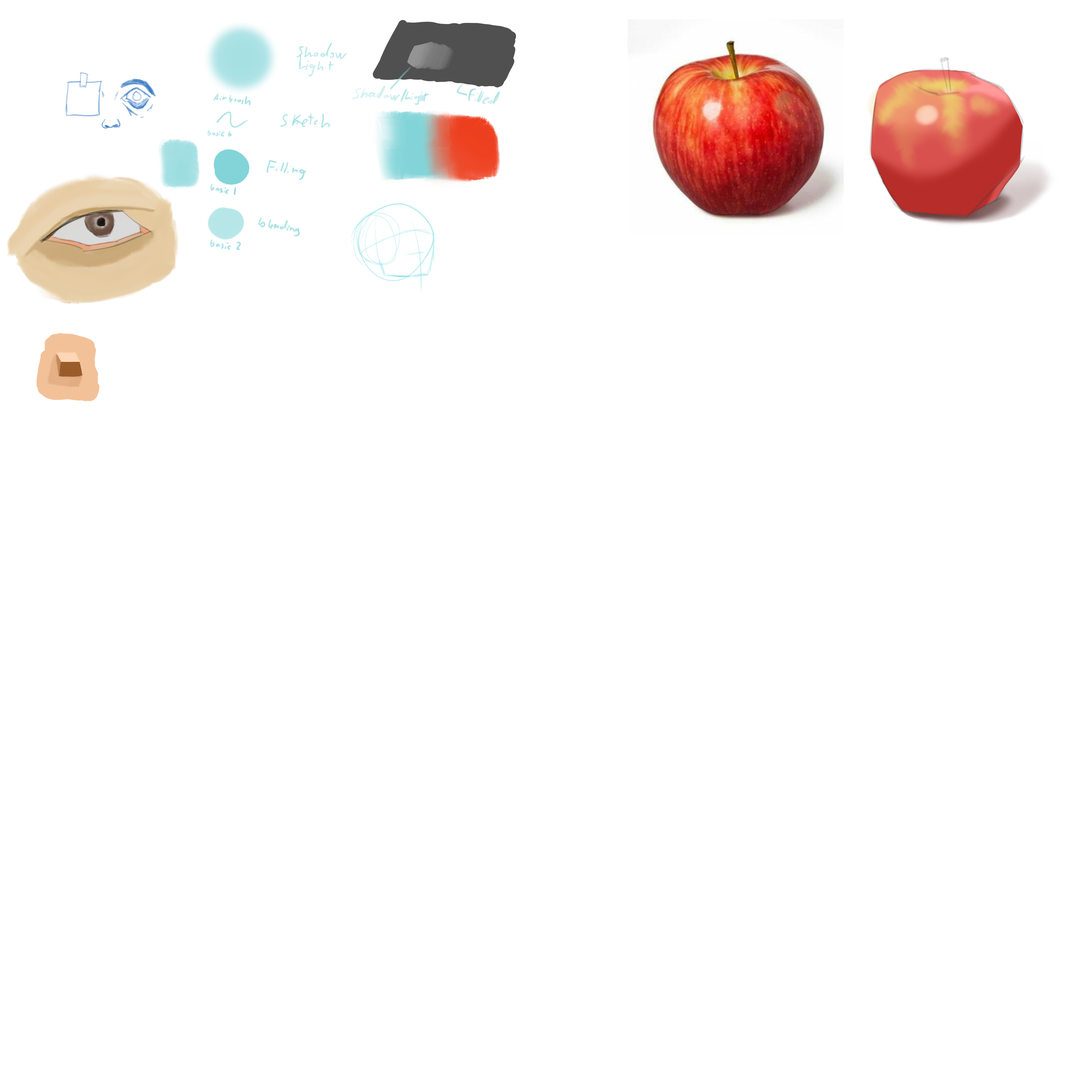
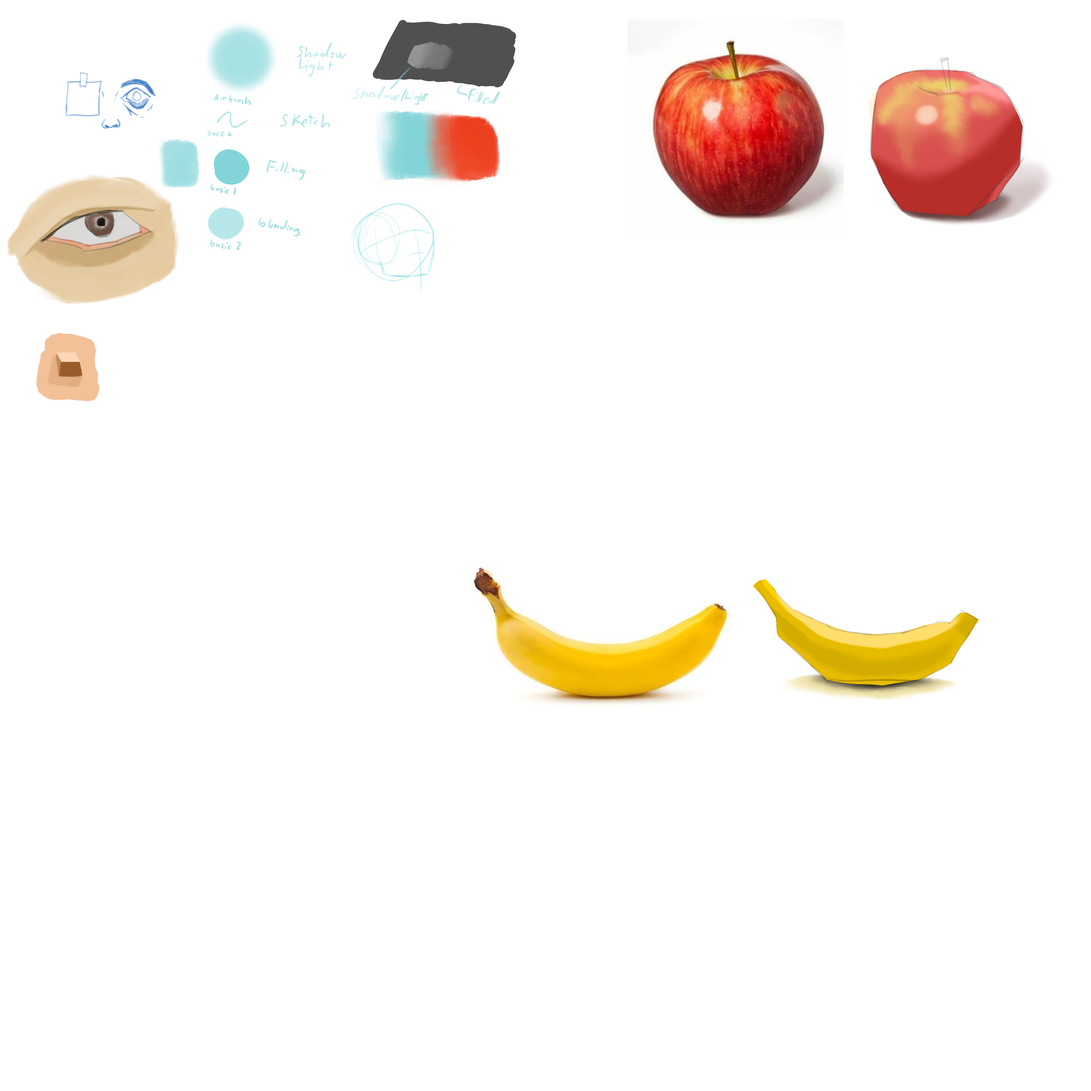
Before/after of a (1091, 1091) layered artwork. What changed in the layer stack:
added layer "Sketch" above "Clipping Group 4" over [469, 561, 980, 709]
added group "Clipping Group 4" with 2 layers above "Paint Layer 5" over [651, 579, 980, 709]
added layer "Mask Layer" in group "Clipping Group 4" over [651, 579, 980, 709]
added layer "Paint Layer 3" in group "Clipping Group 4" over [721, 579, 980, 703]
added layer "Paint Layer 5" above "Att.1" over [776, 628, 974, 703]
